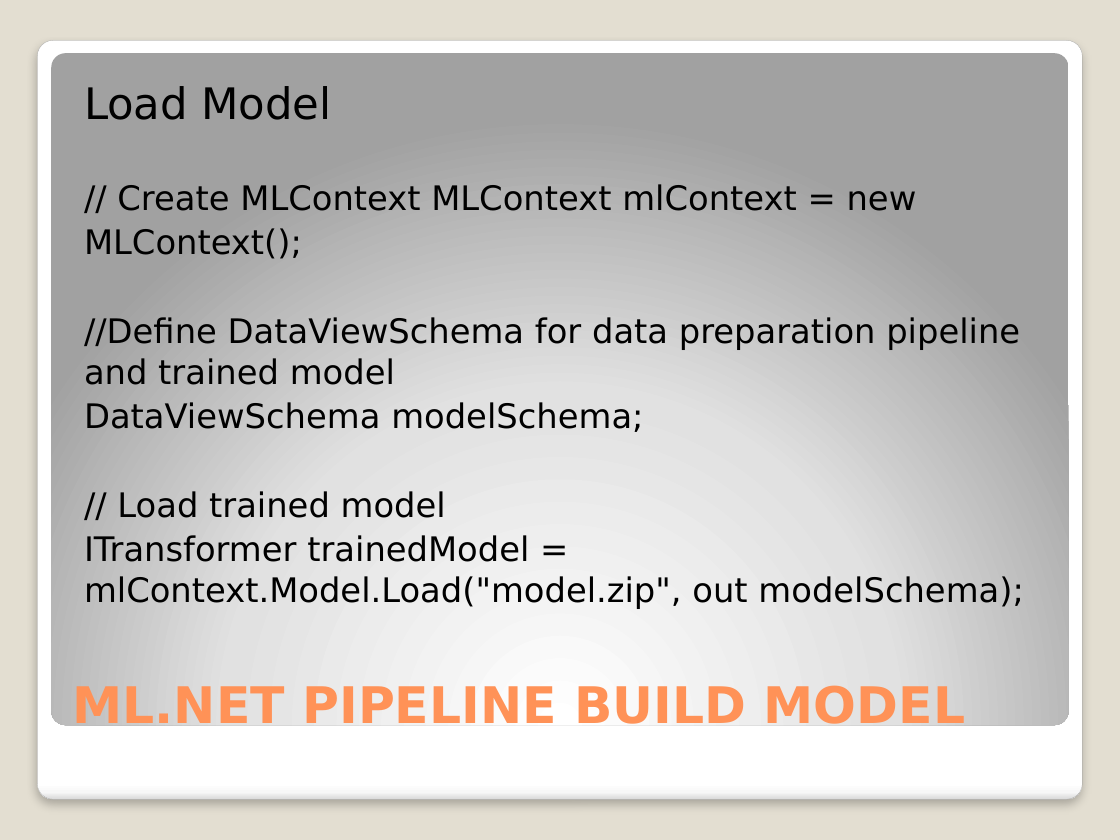
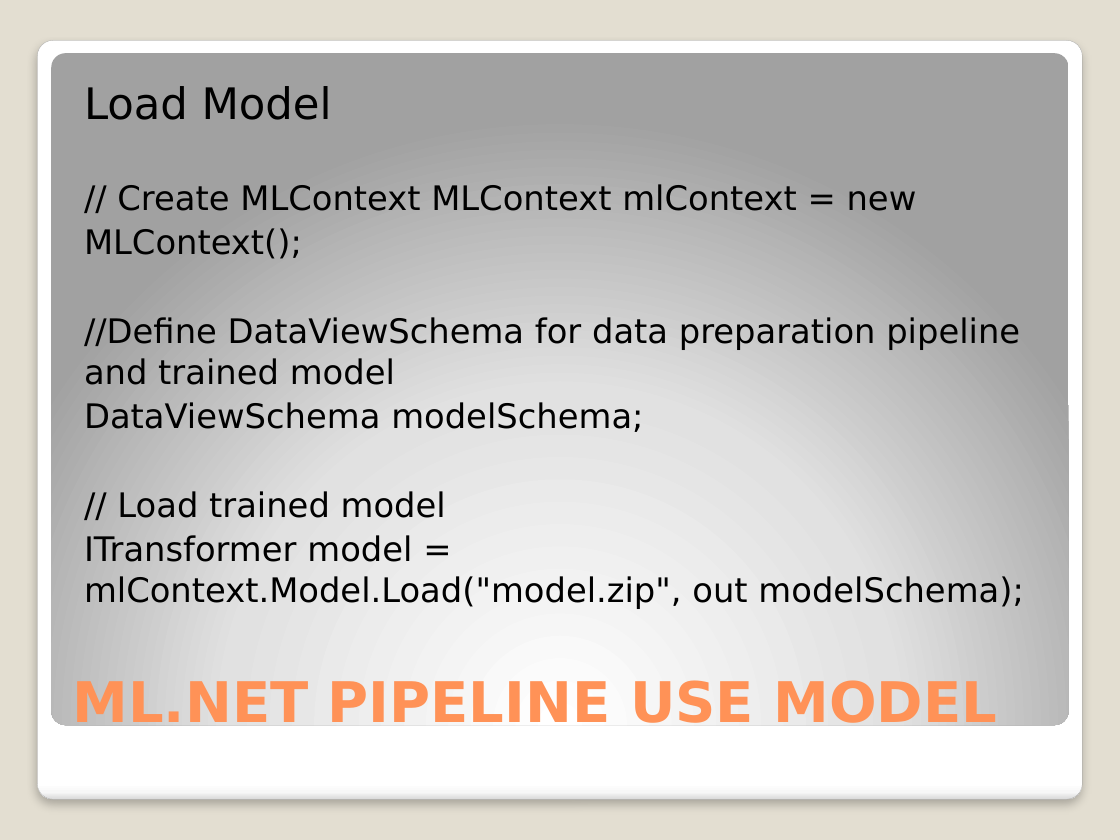
Before and after one commit to djkormo/mlnet-cli, a slide deck: slide 28 of presentation/Machine learning in Azure without Python.pptx. Drawn at 1120x840 pixels with LibreOffice and Linux fonts; fonts in the diff are those of the drawing. Boxes give left, top, right and bottom in pixels: in the first picture for what was removed or moved away, otherwise in the second. Text is boxed around its words. In the diff, an @@ line names an element or a change of style, - is before the commit and + after.

```diff
--- a/presentation/Machine learning in Azure without Python.pptx
+++ b/presentation/Machine learning in Azure without Python.pptx
@@ text at [84, 535, 1023, 609]: text changed @@
-ITransformer trainedModel = mlContext.Model.Load("model.zip", out modelSchema);
+ITransformer model = mlContext.Model.Load("model.zip", out modelSchema);
@@ title at [73, 676, 998, 733]: text changed; size 32.4 to 36 pt @@
-ML.NET PIPELINE BUILD MODEL
+ML.NET PIPELINE USE MODEL
```
Also in this commit, not shown: 5 other slides changed.
